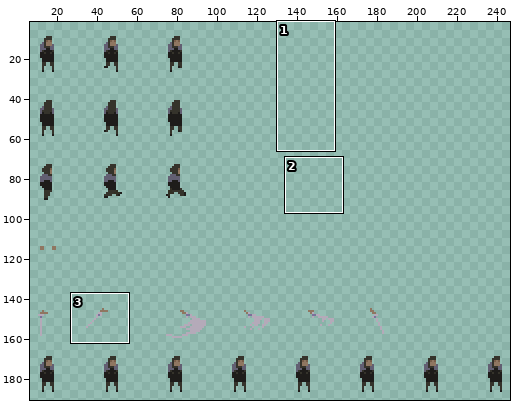
Edited in one commit: sprite sheet (GFX/player/player1.png). Above, an overview of the earlier version with the close-up marked.
Close-up. Before the edit:
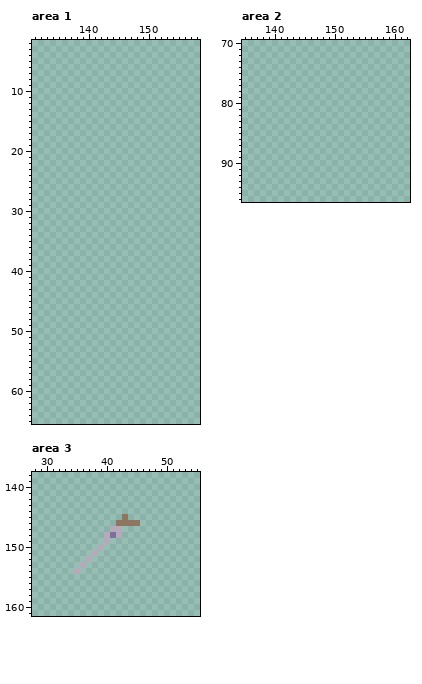
The file is 256x256 pixels. Shown: area 1: x 131..158, y 2..65; area 2: x 135..162, y 70..96; area 3: x 28..55, y 138..161. The wide view leaves out empty margins.
Once edited:
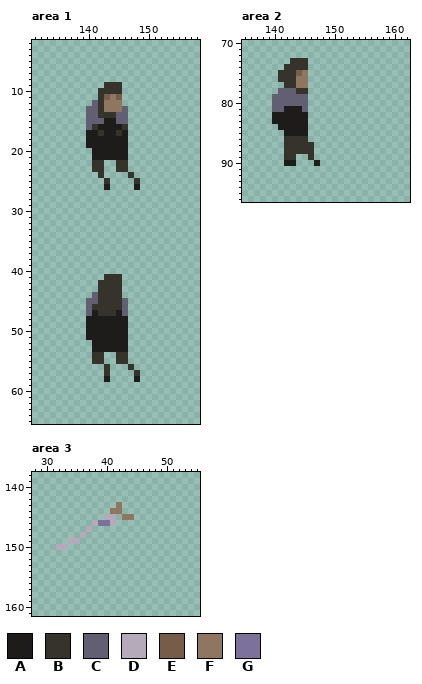
Palette (. is transparent): A #1e1c1a  B #35332b  C #625f72  D #b4aab9  E #775d49  F #8f7661  G #7b719a
The edit:
Changed rows in their new state; - is an unchanged pixel.
Area 1:
first column x 140:
 9 ---BBB---
10 --BBBB---
11 --BEFE---
12 -CBFFF---
13 CCBFFFC--
14 CCBBBCC--
15 CCCAACC--
16 CBAAAAB--
17 AABAABA--
18 AAAAAAA--
19 AAAAAAA--
20 -AAAAAA--
21 -AAAAAA--
22 -BB--BB--
23 -BB--BB--
24 --B----B-
25 ---B----B
26 ---A----A
first column x 140:
41 ---BBB---
42 --BBBB---
43 --BBBB---
44 -CBBBB---
45 CCBBBBC--
46 CBBBBBC--
47 CABBBAC--
48 AAAAAAA--
49 AAAAAAA--
50 AAAAAAA--
51 AAAAAAA--
52 -AAAAAA--
53 -AAAAAA--
54 -BB--BB--
55 -BB--BB--
56 ---B---B-
57 ---B----B
58 ---A----A
Area 2:
first column x 140:
73 ---BBB--
74 --BBBB--
75 -BBBEF--
76 -BBBFF--
77 --BBFF--
78 -CCCBB--
79 CCCCCC--
80 CCCCCC--
81 CCAAAC--
82 AAAAAA--
83 AAAAAA--
84 -AAAAA--
85 --AAAA--
86 --BBBB--
87 --BBBBB-
88 --BBBBB-
89 --BB--B-
90 --AA---A
Area 3:
first column x 32:
143 ----------F---
144 ---------FF---
145 --------DD--F-
146 ------DGGD....
147 -----D---..---
148 ----D---...---
149 --DD----.-----
150 DD-----.------
151 ------.-------
152 -----.--------
153 ----.---------
154 ---.----------
